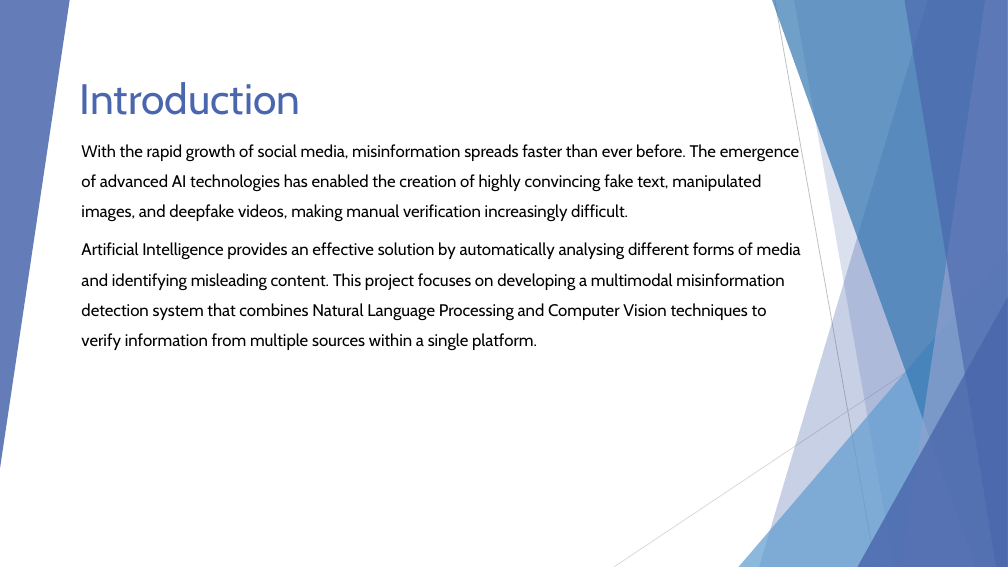
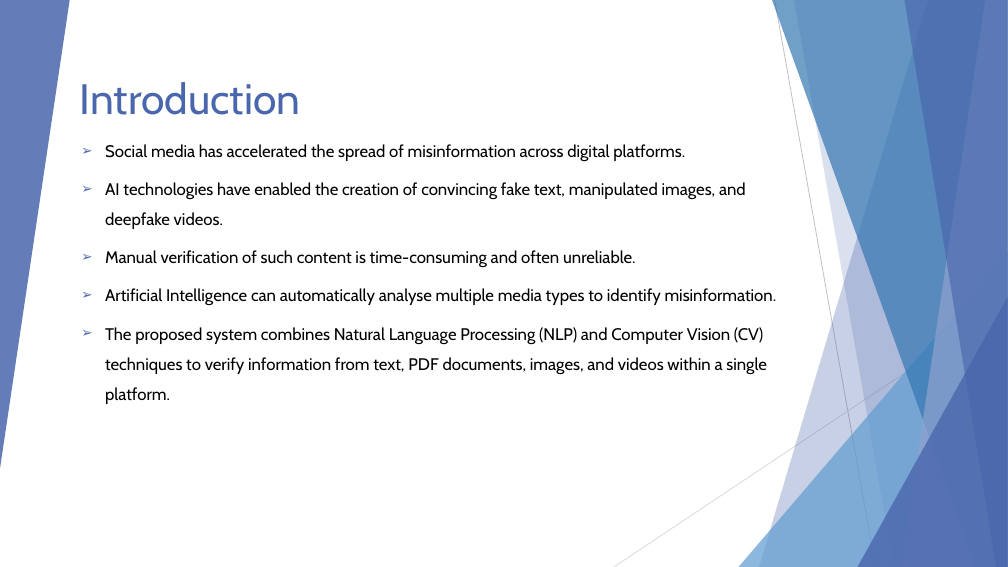
Before and after one commit to nemuelsam/S7C23_27_PROJECT_GROUPNO11_AI-Powered-Multimodal-Misinformation-Detection-and-Verification-System, a slide deck: slide 3 of AI-Powered Multimodal Misinformation Detection and Verification System.pptx. Drawn at 1008x567 pixels with LibreOffice and Linux fonts; fonts in the diff are those of the drawing. Boxes give left, top, right and bottom in pixels: in the first picture for what was removed or moved away, otherwise in the second. Text is boxed around its words. In the diff, an @@ line names an element or a change of style, - is before the commit and + after.

```diff
--- a/AI-Powered Multimodal Misinformation Detection and Verification System.pptx
+++ b/AI-Powered Multimodal Misinformation Detection and Verification System.pptx
@@ subtitle at <box>105,144,777,404</box>: text changed @@
-With the rapid growth of social media, misinformation spreads faster than ever before. The emergence of advanced AI technologies has enabled the creation of highly convincing fake text, manipulated images, and deepfake videos, making manual verification increasingly difficult.
-Artificial Intelligence provides an effective solution by automatically analysing different forms of media and identifying misleading content. This project focuses on developing a multimodal misinformation detection system that combines Natural Language Processing and Computer Vision techniques to verify information from multiple sources within a single platform.
+➢ Social media has accelerated the spread of misinformation across digital platforms.
+➢ AI technologies have enabled the creation of convincing fake text, manipulated images, and deepfake videos.
+➢ Manual verification of such content is time-consuming and often unreliable.
+➢ Artificial Intelligence can automatically analyse multiple media types to identify misinformation.
+➢ The proposed system combines Natural Language Processing (NLP) and Computer Vision (CV) techniques to verify information from text, PDF documents, images, and videos within a single platform.
```
Also in this commit, not shown: 4 other slides changed, 1 slide added, 3 other files.
